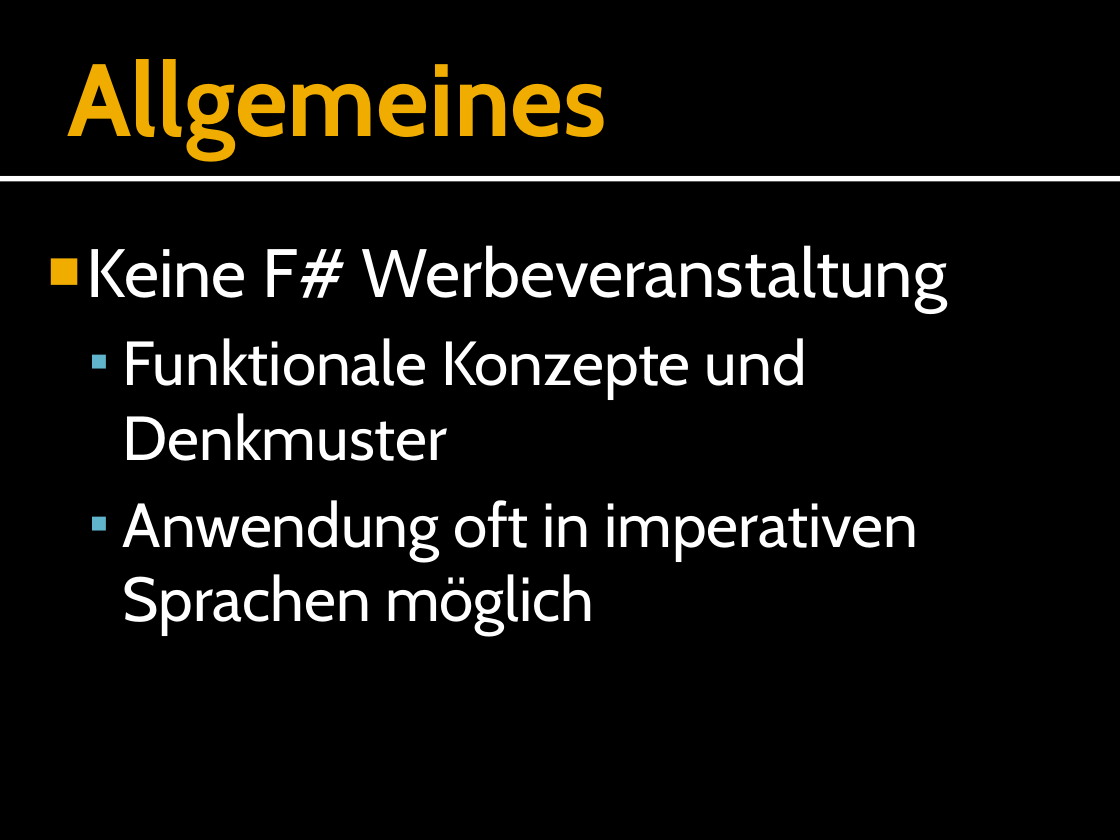
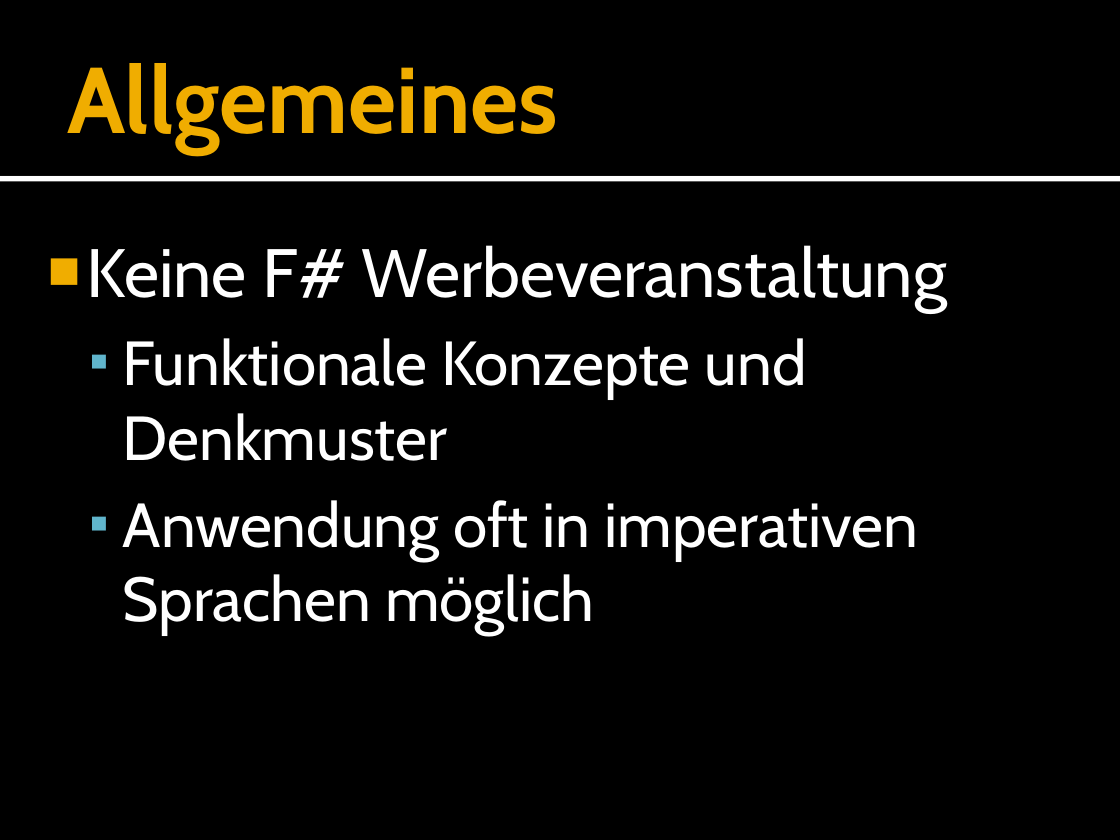
Before and after one commit to forki/FSharpTalk, a slide deck: slide 5 of IntroductionToFSharp.pptx. Drawn at 1120x840 pixels with LibreOffice and Linux fonts; fonts in the diff are those of the drawing. Boxes give left, top, right and bottom in pixels: in the first picture for what was removed or moved away, otherwise in the second. Text is boxed around its words. In the diff, an @@ line names an element or a change of style, - is before the commit and + after.

```diff
--- a/IntroductionToFSharp.pptx
+++ b/IntroductionToFSharp.pptx
@@ title "Allgemeines" at bbox=[67, 63, 558, 153]: size 66 to 60 pt @@
```
Also in this commit, not shown: 6 other slides changed, 2 slides added.
